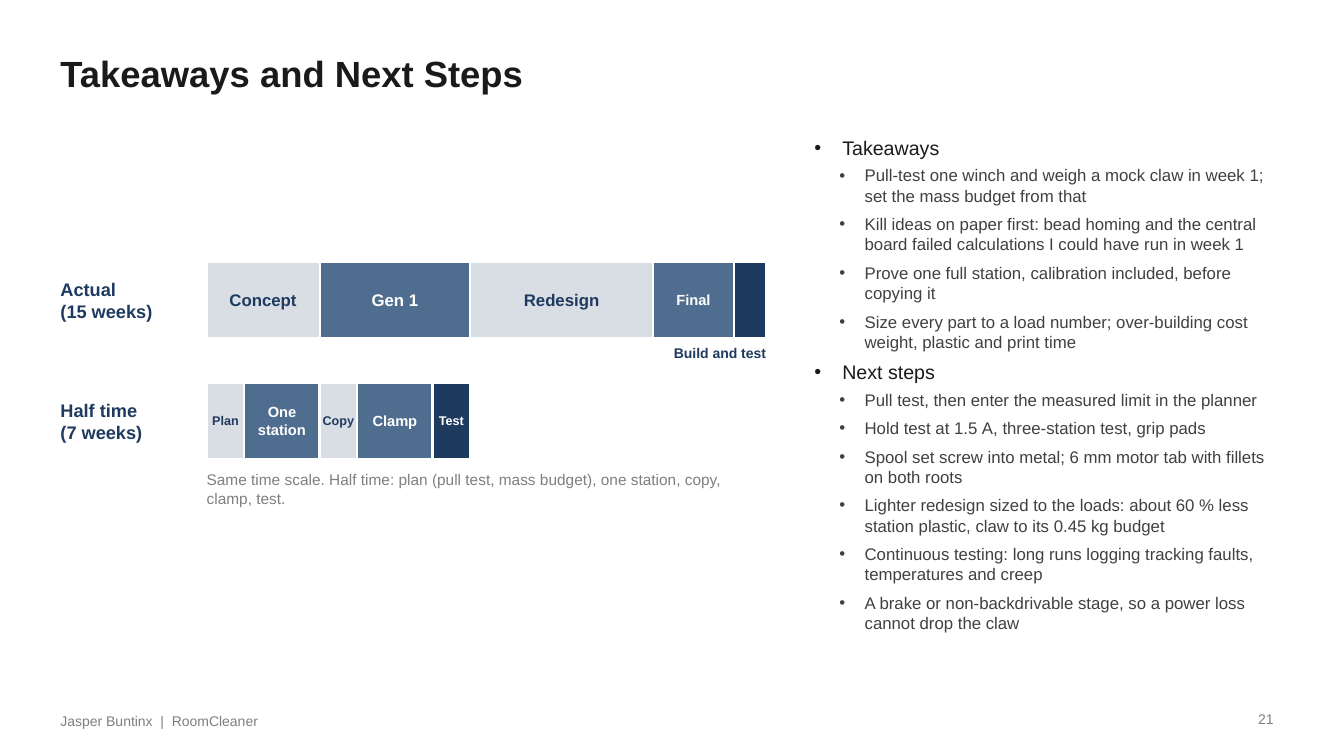
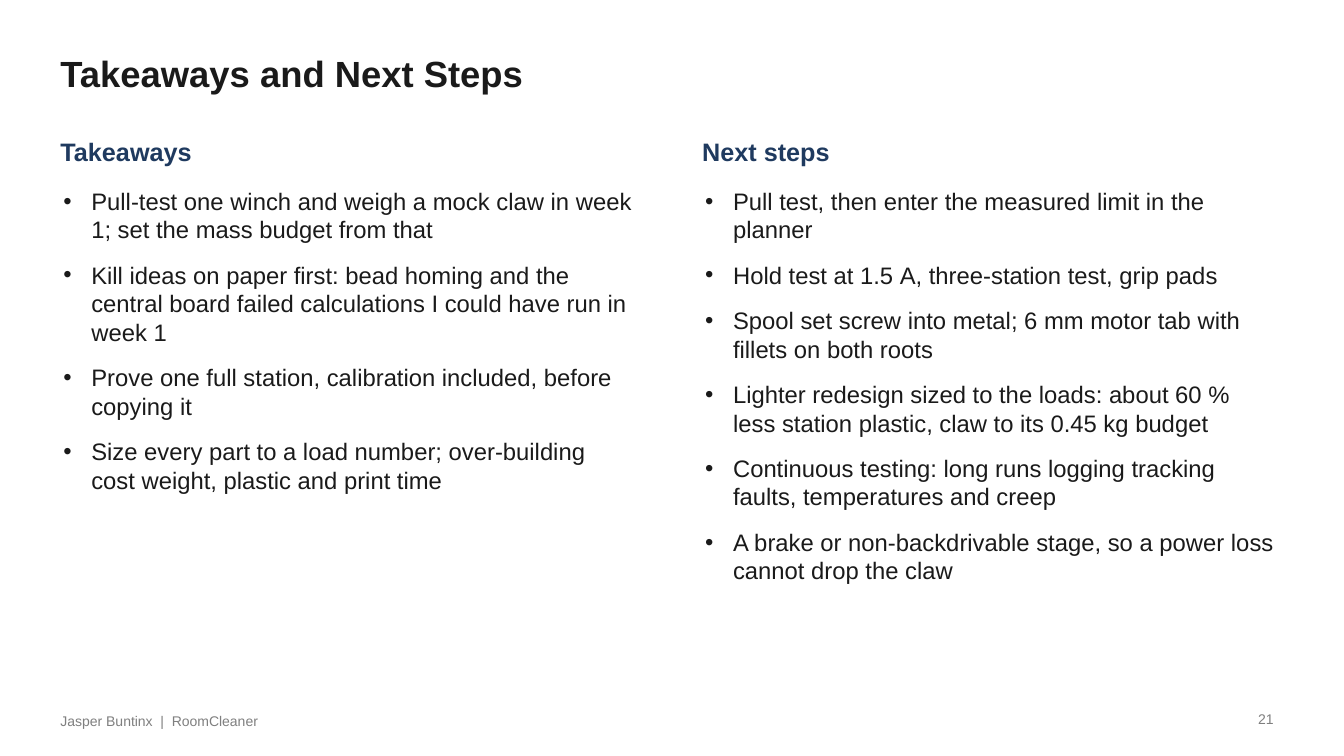
Before and after one commit to Jaspario1199/RoomCleaner, a slide deck: slide 21 of docs/presentation/deck_v8/RoomCleaner_Buntinx_Oct27_v8.pptx. Drawn at 1344x756 pixels with LibreOffice and Linux fonts; fonts in the diff are those of the drawing. Boxes give left, top, right and bottom in pixels: in the first picture for what was removed or moved away, otherwise in the second. Text is boxed around its words. In the diff, an @@ line names an element or a change of style, - is before the commit and + after.

```diff
--- a/docs/presentation/deck_v8/RoomCleaner_Buntinx_Oct27_v8.pptx
+++ b/docs/presentation/deck_v8/RoomCleaner_Buntinx_Oct27_v8.pptx
@@ text added at <box>60,142,191,166</box>, 18 pt, text #1F3A5F, bold @@
+Takeaways
@@ text added at <box>702,143,830,166</box>, 18 pt, text #1F3A5F, bold @@
+Next steps
@@ text at <box>842,169,1264,383</box>: paragraphs removed @@
-• Takeaways
-  • Pull-test one winch and weigh a mock claw in week 1; set the mass budget from that
-  • Kill ideas on paper first: bead homing and the central board failed calculations I could have run in week 1
-  • Prove one full station, calibration included, before copying it
-  • Size every part to a load number; over-building cost weight, plastic and print time
-• Next steps
@@ text added at <box>91,192,632,494</box>, 17 pt, text #1A1A1A @@
+• Pull-test one winch and weigh a mock claw in week 1; set the mass budget from that
+• Kill ideas on paper first: bead homing and the central board failed calculations I could have run in week 1
+• Prove one full station, calibration included, before copying it
+• Size every part to a load number; over-building cost weight, plastic and print time
@@ text "Pull test, then enter the ...": place and size @@
-text "Pull test, then enter the ..." at <box>842,169,1264,633</box>
+text "Pull test, then enter the ..." at <box>733,192,1273,584</box>
@@ text "Pull test, then enter the ..." at <box>733,192,1273,584</box>: size 12 to 17 pt, text colour #404040 to #1A1A1A; list level 2 to 1 in "Pull test, then enter the ..."; list level 2 to 1 in "Hold test at 1.5 A, ..."; list level 2 to 1 in "Spool set screw into metal; ..."; list level 2 to 1 in "Lighter redesign sized to the ..."; list level 2 to 1 in "Continuous testing: long runs logging ..."; list level 2 to 1 in "A brake or non-backdrivable stage, ..." @@
@@ rectangle removed at <box>207,262,320,338</box> @@
@@ rectangle removed at <box>320,262,470,338</box> @@
@@ rectangle removed at <box>470,262,652,338</box> @@
@@ rectangle removed at <box>653,262,734,338</box> @@
@@ rectangle removed at <box>734,262,766,338</box> @@
@@ text removed at <box>60,282,153,322</box> @@
-Actual
-(15 weeks)
@@ text removed at <box>229,294,296,310</box> @@
-Concept
@@ text removed at <box>372,294,418,306</box> @@
-Gen 1
@@ text removed at <box>524,294,599,310</box> @@
-Redesign
@@ text removed at <box>676,294,710,305</box> @@
-Final
@@ text removed at <box>674,348,766,358</box> @@
-Build and test
@@ rectangle removed at <box>207,383,244,459</box> @@
@@ rectangle removed at <box>244,383,320,459</box> @@
@@ rectangle removed at <box>320,383,357,459</box> @@
@@ rectangle removed at <box>357,383,433,459</box> @@
@@ rectangle removed at <box>433,383,470,459</box> @@
@@ text removed at <box>60,403,143,443</box> @@
-Half time
-(7 weeks)
@@ text removed at <box>212,416,239,425</box> @@
-Plan
@@ text removed at <box>258,407,306,435</box> @@
-One station
@@ text removed at <box>323,416,355,428</box> @@
-Copy
@@ text removed at <box>373,415,418,429</box> @@
-Clamp
@@ text removed at <box>439,416,464,425</box> @@
-Test
@@ text removed at <box>207,474,721,507</box> @@
-Same time scale. Half time: plan (pull test, mass budget), one station, copy, clamp, test.
```
Also in this commit, not shown: 1 other slide changed, 4 other files.
